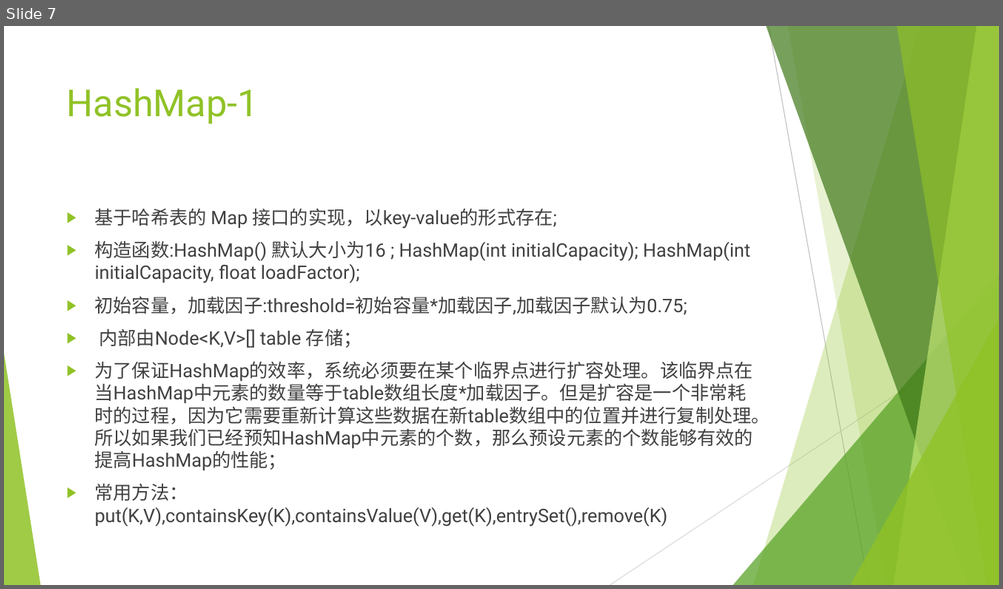
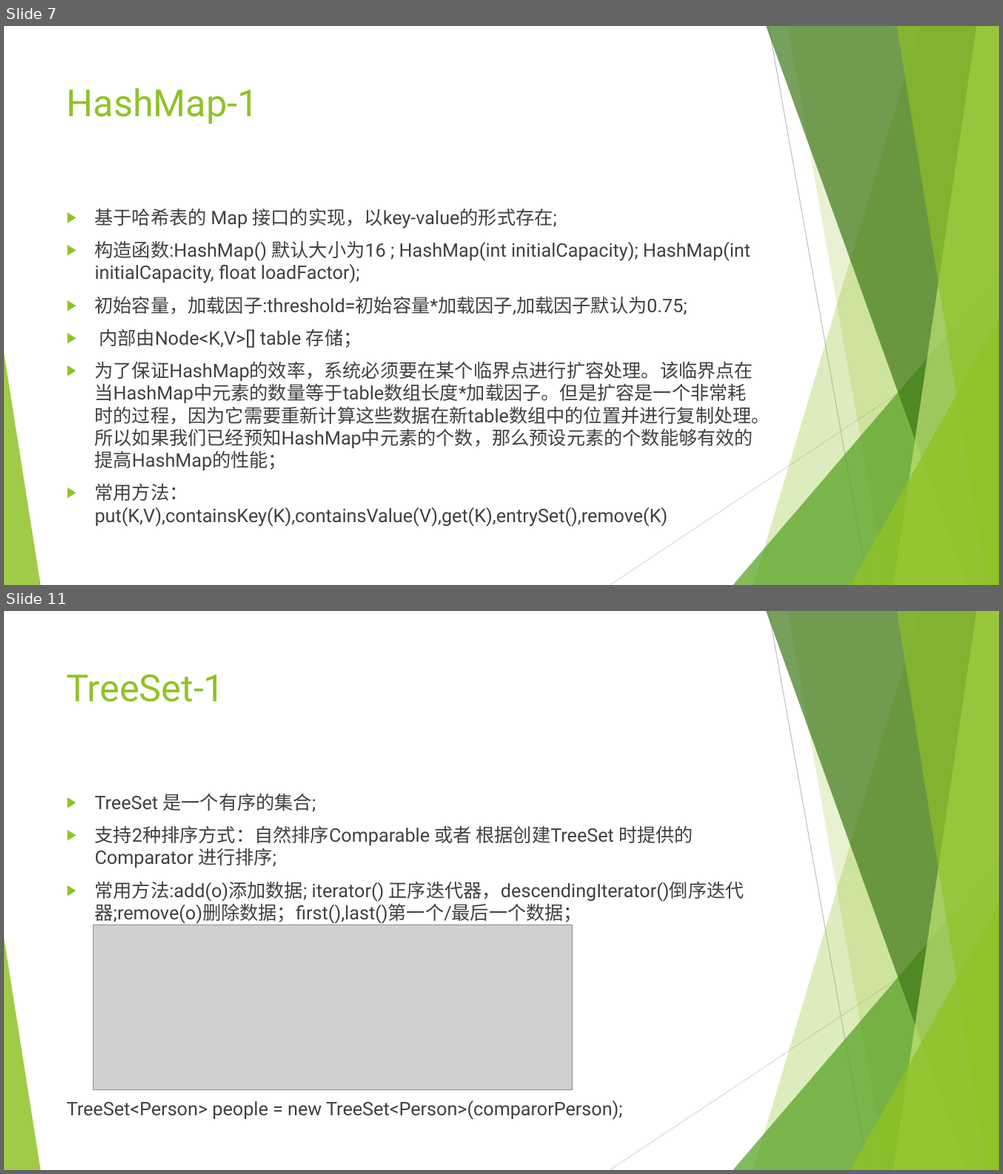
Before and after one commit to mrzhangs1015916/javaLearn, a slide deck: src/mapAndSet/JAVA集合类学习.pptx. Shown one above the other, each under a label of ours: slide 7 before the commit, slides 7 and 11 after it; the slides between them are not shown. The pictures are 1003x589 and 1003x1174 pixels, drawn with LibreOffice and Linux fonts; fonts in the diff are those of the drawing; grey boxes stand for pictures. Boxes give left, top, right and bottom in pixels: in the first picture for what was removed or moved away, otherwise in the second. Text is boxed around its words. In the diff, an @@ line names an element or a change of style, - is before the commit and + after.

```diff
--- a/src/mapAndSet/JAVA集合类学习.pptx
+++ b/src/mapAndSet/JAVA集合类学习.pptx
@@ slide 11 added at (x1=4, y1=611, x2=999, y2=1170), background #FFFFFF; not listed: 10 template elements that a slide beside it also shows @@
@@ title added at (x1=67, y1=674, x2=225, y2=702), 36 pt, text #90C226 @@
+TreeSet-1
@@ text added at (x1=67, y1=794, x2=744, y2=1120), 18 pt, text #404040 @@
+▶ TreeSet 是一个有序的集合;
+▶ 支持2种排序方式：自然排序Comparable 或者 根据创建TreeSet 时提供的 Comparator 进行排序;
+▶ 常用方法:add(o)添加数据; iterator() 正序迭代器，descendingIterator()倒序迭代器;remove(o)删除数据；first(),last()第一个/最后一个数据；
+TreeSet<Person> people = new TreeSet<Person>(comparorPerson);
@@ picture added at (x1=94, y1=925, x2=572, y2=1090) @@
```
Also in this commit, not shown: 4 other slides added, 1 slide removed, 5 other files.
